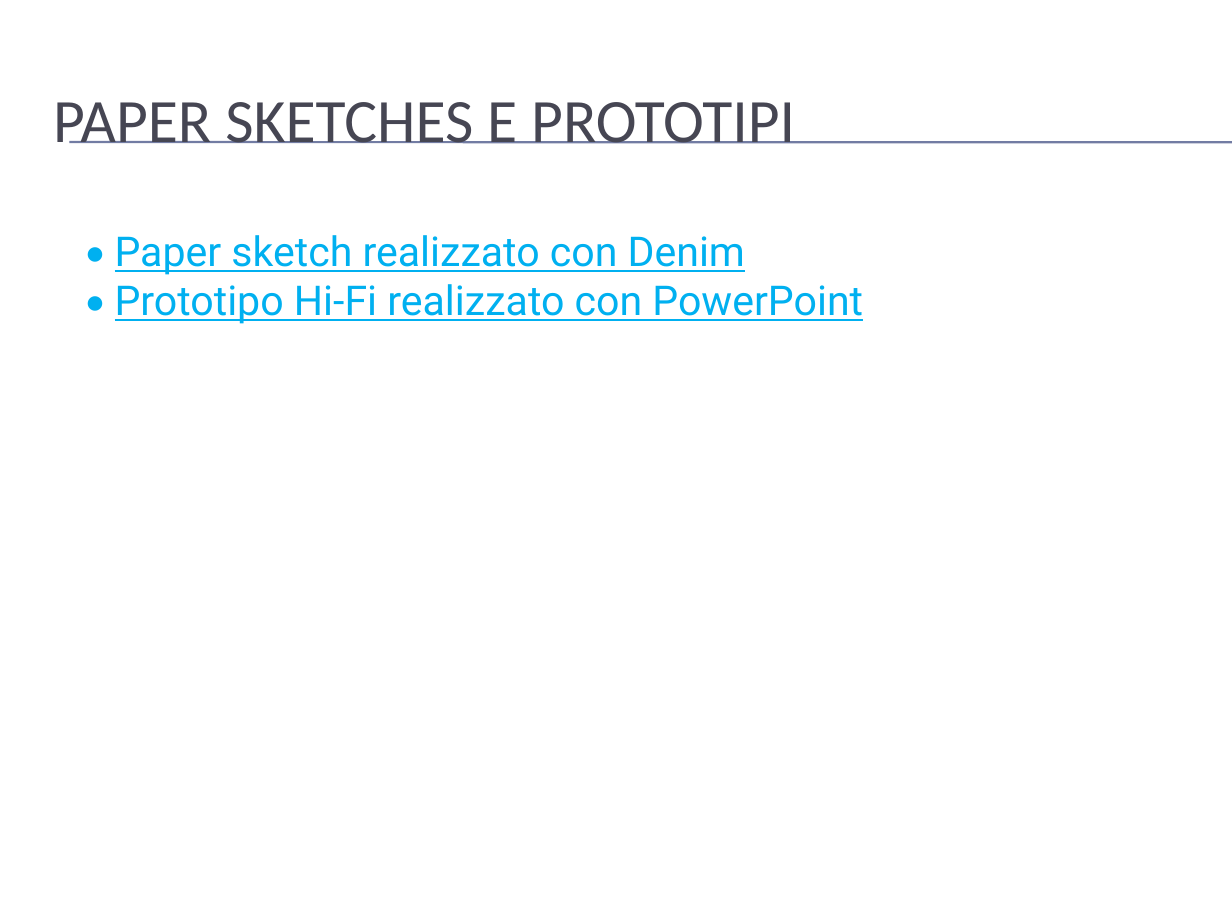
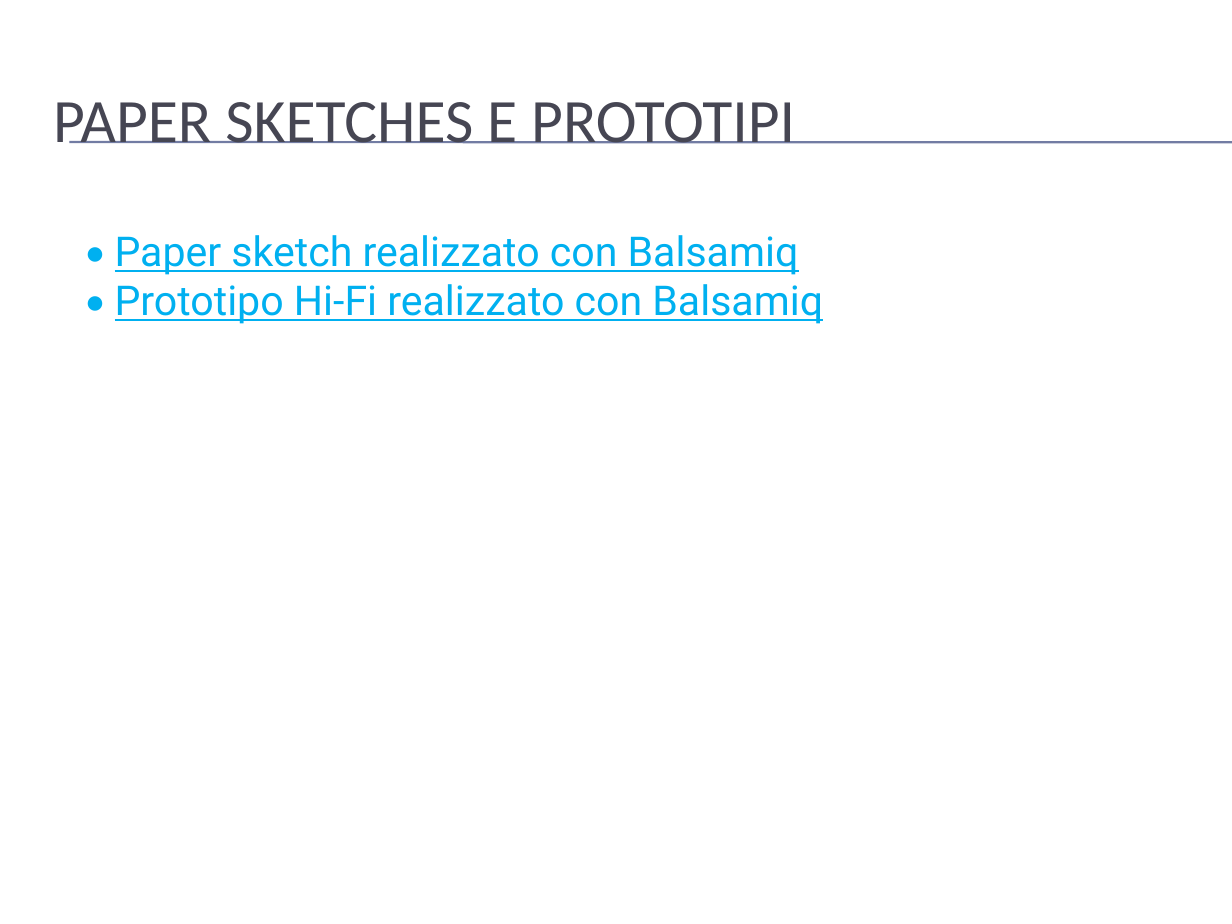
Before and after one commit to mario-santoro/Bullyingless, a slide deck: slide 13 of Assignment n.4/presentazione.pptx (slide 12 before the commit). Drawn at 1232x924 pixels with LibreOffice and Linux fonts; fonts in the diff are those of the drawing; background and template pictures are left out. Boxes give left, top, right and bottom in pixels: in the first picture for what was removed or moved away, otherwise in the second. Text is boxed around its words. In the diff, an @@ line names an element or a change of style, - is before the commit and + after.

```diff
--- a/Assignment n.4/presentazione.pptx
+++ b/Assignment n.4/presentazione.pptx
@@ text at (x1=115, y1=235, x2=823, y2=324): text changed @@
-• Paper sketch realizzato con Denim
-• Prototipo Hi-Fi realizzato con PowerPoint
+• Paper sketch realizzato con Balsamiq
+• Prototipo Hi-Fi realizzato con Balsamiq
```
Also in this commit, not shown: 7 other slides changed, 1 slide added.
